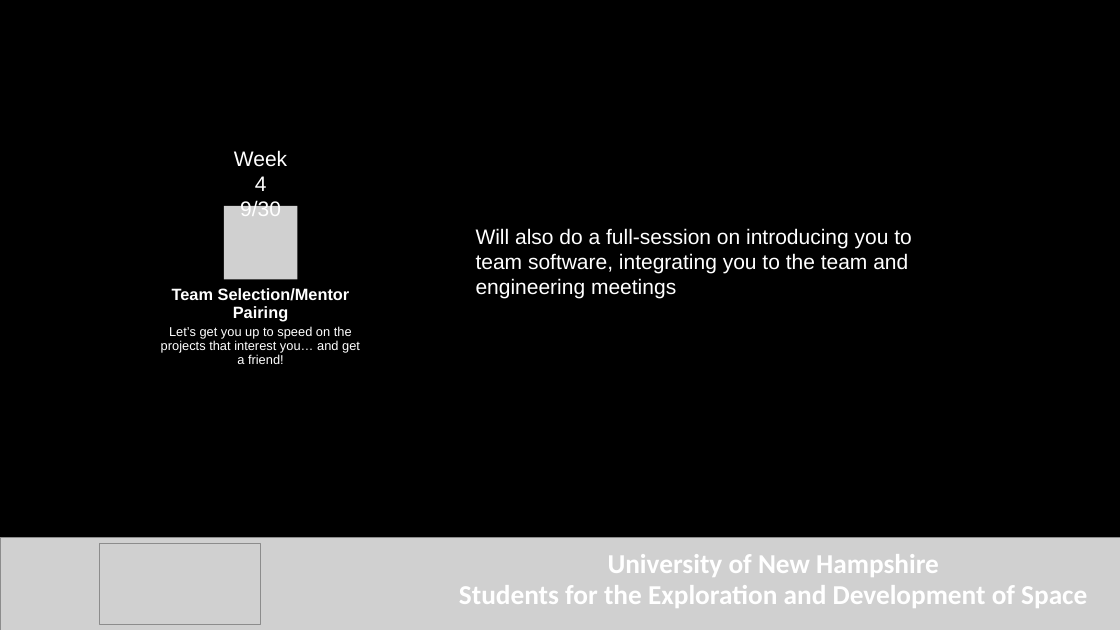
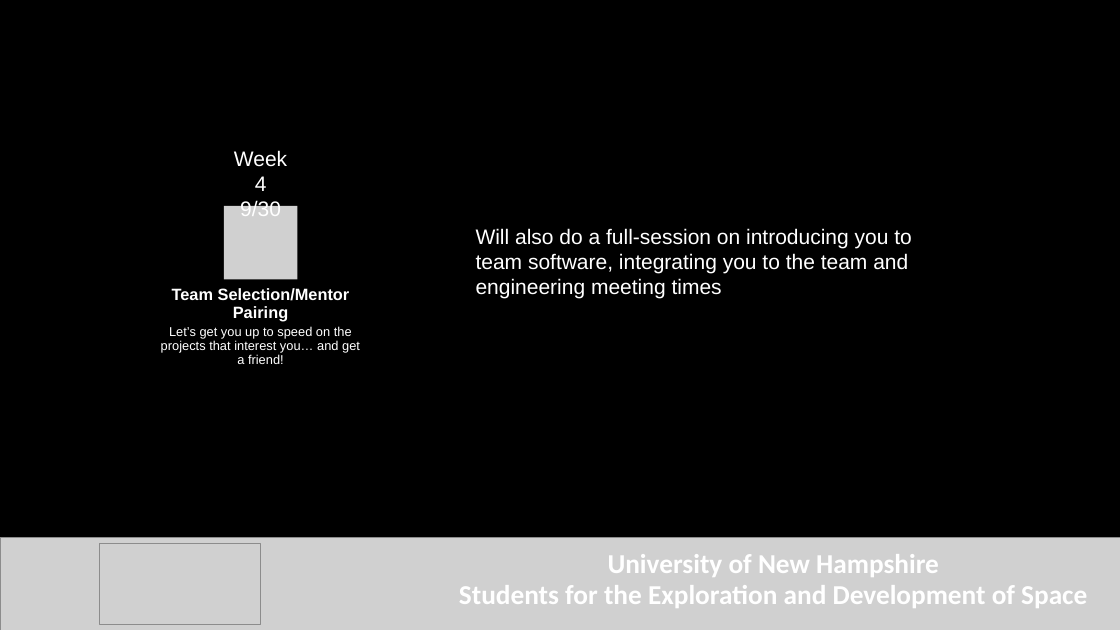
Before and after one commit to Maeswoon/UNHSEDS, a slide deck: slide 4 of Reports and Presentations/Presentations/2019-2020/Intro Meeting/2019 Meet-The-Team Meeting.pptx. Drawn at 1120x630 pixels with LibreOffice and Linux fonts; fonts in the diff are those of the drawing; grey boxes stand for pictures; background and template pictures are left out. Boxes give left, top, right and bottom in pixels: in the first picture for what was removed or moved away, otherwise in the second. Text is boxed around its words. In the diff, an @@ line names an element or a change of style, - is before the commit and + after.

```diff
--- a/Reports and Presentations/Presentations/2019-2020/Intro Meeting/2019 Meet-The-Team Meeting.pptx
+++ b/Reports and Presentations/Presentations/2019-2020/Intro Meeting/2019 Meet-The-Team Meeting.pptx
@@ text at (x1=476, y1=228, x2=911, y2=299): text changed @@
-Will also do a full-session on introducing you to team software, integrating you to the team and engineering meetings
+Will also do a full-session on introducing you to team software, integrating you to the team and engineering meeting times
```
Also in this commit, not shown: 2 other slides changed.
